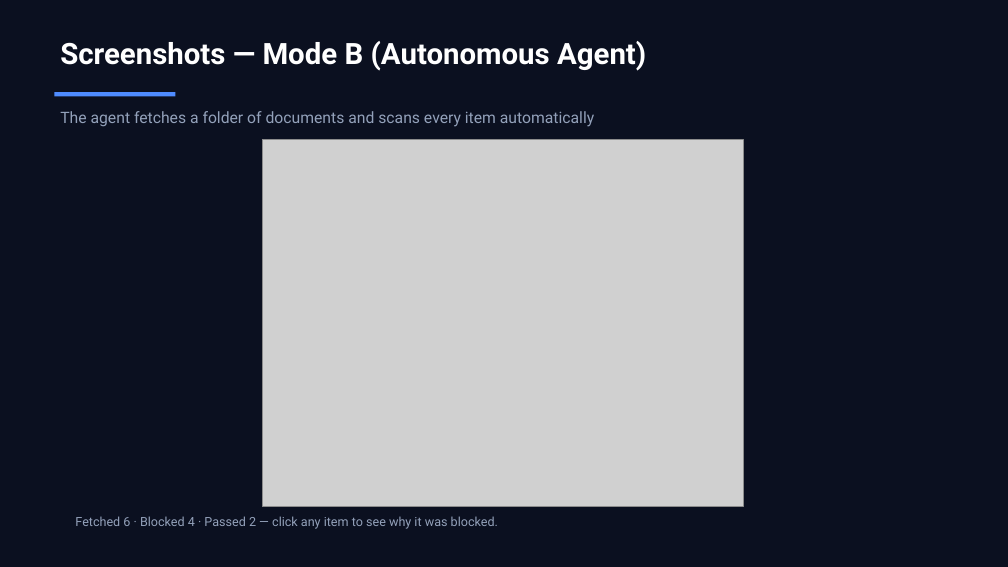
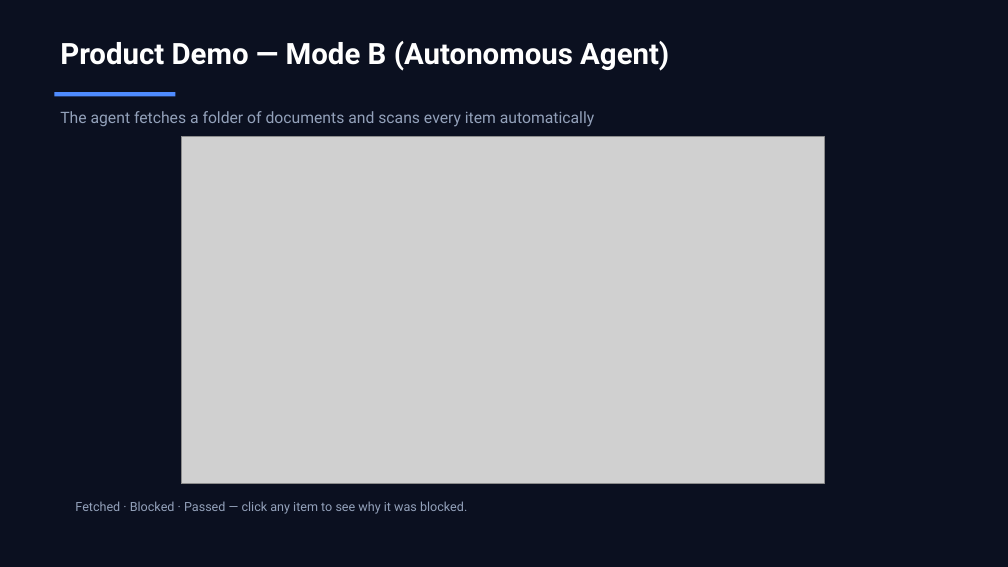
Before and after one commit to Bhavin0206/prompt-injection-firewall, a slide deck: slide 7 of docs/pitch_deck.pptx. Drawn at 1008x567 pixels with LibreOffice and Linux fonts; fonts in the diff are those of the drawing; grey boxes stand for pictures. Boxes give left, top, right and bottom in pixels: in the first picture for what was removed or moved away, otherwise in the second. Text is boxed around its words. In the diff, an @@ line names an element or a change of style, - is before the commit and + after.

```diff
--- a/docs/pitch_deck.pptx
+++ b/docs/pitch_deck.pptx
@@ text at (60,41,669,71): text changed @@
-Screenshots — Mode B (Autonomous Agent)
+Product Demo — Mode B (Autonomous Agent)
@@ picture: place and size @@
-picture at (262,140,744,507)
+picture at (181,136,824,484)
@@ text at (75,501,467,514): text changed @@
-Fetched 6 · Blocked 4 · Passed 2 — click any item to see why it was blocked.
+Fetched · Blocked · Passed — click any item to see why it was blocked.
```
Also in this commit, not shown: 6 other slides changed, 2 slides added, 4 slides removed, 1 other file.
